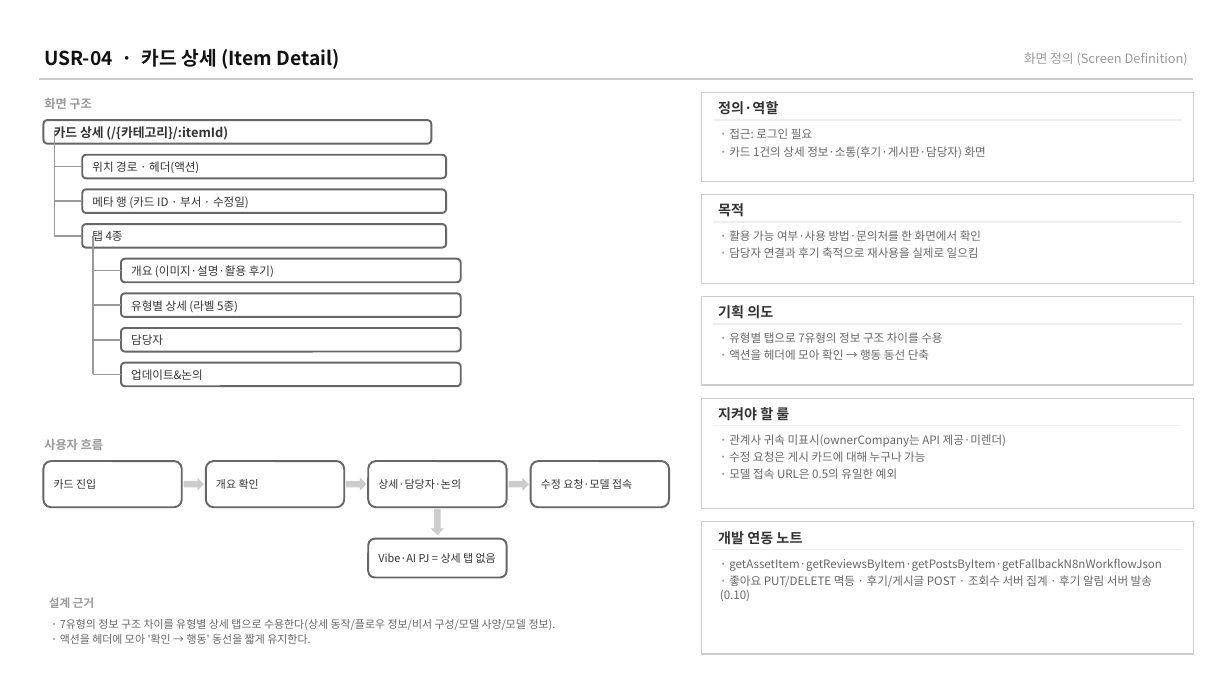
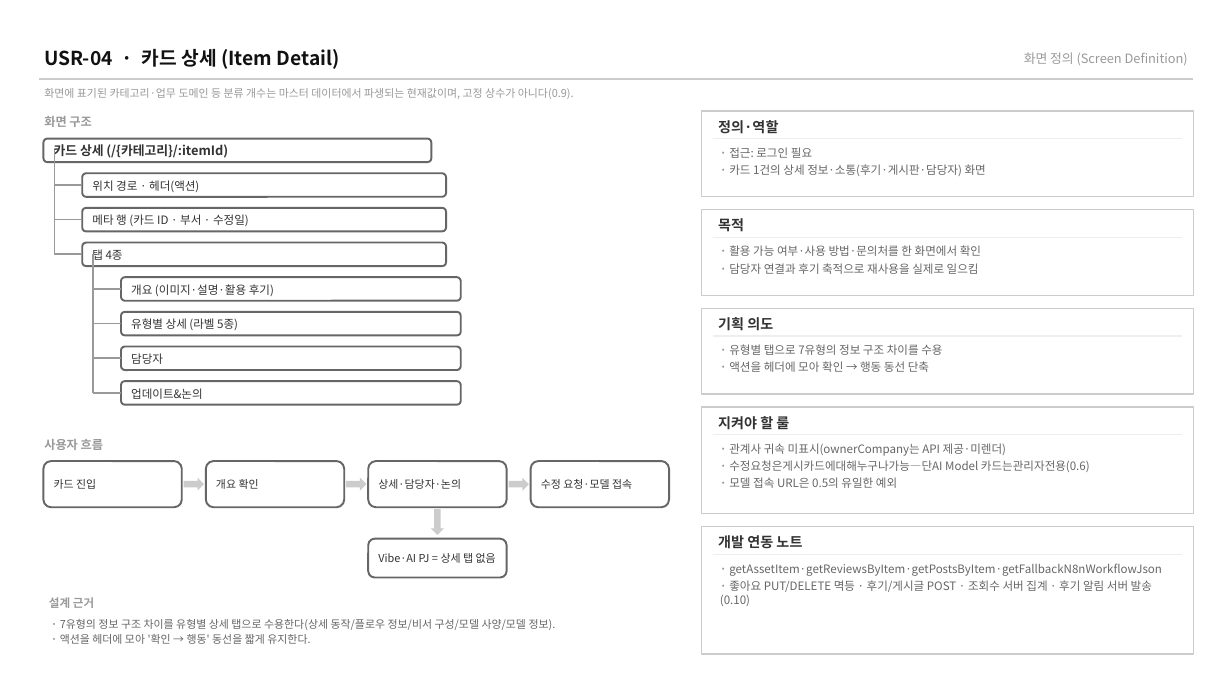
Before and after one commit to BaeNerd/Workspace, a slide deck: slide 8 of axplatform/docs/screen-specs/user-screens.pptx. Drawn at 1232x693 pixels with LibreOffice and Linux fonts; fonts in the diff are those of the drawing. Boxes give left, top, right and bottom in pixels: in the first picture for what was removed or moved away, otherwise in the second. Text is boxed around its words. In the diff, an @@ line names an element or a change of style, - is before the commit and + after.

```diff
--- a/axplatform/docs/screen-specs/user-screens.pptx
+++ b/axplatform/docs/screen-specs/user-screens.pptx
@@ text added at (44,88,574,99), 8.5 pt, text #999999 @@
+화면에 표기된 카테고리·업무 도메인 등 분류 개수는 마스터 데이터에서 파생되는 현재값이며, 고정 상수가 아니다(0.9).
@@ 2 texts, 1 rectangle, 1 line: place and size @@
-2 texts, 1 rectangle, 1 line at (701,194,1193,283)
+2 texts, 1 rectangle, 1 line at (701,210,1193,296)
@@ line moved from (93, 271) - (121, 271) to (55, 254) - (82, 254) @@
@@ rounded rectangle: place and size @@
-rounded rectangle at (121,259,461,283)
+rounded rectangle at (82,242,446,266)
@@ 11 texts, 8 lines, 1 rectangle, 1 rounded rectangle: place and size @@
-11 texts, 8 lines, 1 rectangle, 1 rounded rectangle at (43,92,1193,380)
+11 texts, 8 lines, 1 rectangle, 1 rounded rectangle at (43,111,1193,399)
@@ 5 rounded rectangles, 5 lines: place and size @@
-5 rounded rectangles, 5 lines at (55,189,461,386)
+5 rounded rectangles, 5 lines at (55,174,461,371)
@@ 3 texts, 2 lines, 1 rectangle: place and size @@
-3 texts, 2 lines, 1 rectangle at (701,297,1193,426)
+3 texts, 2 lines, 1 rectangle at (701,309,1193,434)
@@ rounded rectangle: place and size @@
-rounded rectangle at (82,155,446,179)
+rounded rectangle at (121,381,461,405)
@@ line moved from (55, 166) - (82, 166) to (93, 393) - (121, 393) @@
@@ rectangle: place and size @@
-rectangle at (701,398,1193,509)
+rectangle at (701,407,1193,513)
@@ text "· 관계사 귀속 미표시(ownerCompany는 API ...": place and size @@
-text "· 관계사 귀속 미표시(ownerCompany는 API ..." at (729,434,1006,479)
+text "· 관계사 귀속 미표시(ownerCompany는 API ..." at (729,443,1090,488)
@@ text at (729,460,1090,472): text changed @@
-· 수정 요청은 게시 카드에 대해 누구나 가능
+· 수정요청은게시카드에대해누구나가능—단AI Model 카드는관리자전용(0.6)
@@ rectangle: place and size @@
-rectangle at (701,522,1193,654)
+rectangle at (701,527,1193,654)
@@ text "개발 연동 노트": place and size @@
-text "개발 연동 노트" at (718,531,802,545)
+text "개발 연동 노트" at (718,535,802,549)
@@ line moved from (713, 550) - (1182, 550) to (713, 555) - (1182, 555) @@
@@ text "· getAssetItem·getReviewsByItem·getPostsByItem·getFallbackN8 ...": place and size @@
-text "· getAssetItem·getReviewsByItem·getPostsByItem·getFallbackN8 ..." at (720,558,1162,601)
+text "· getAssetItem·getReviewsByItem·getPostsByItem·getFallbackN8 ..." at (720,563,1162,606)
```
Also in this commit, not shown: 12 other slides changed, 9 other files.
